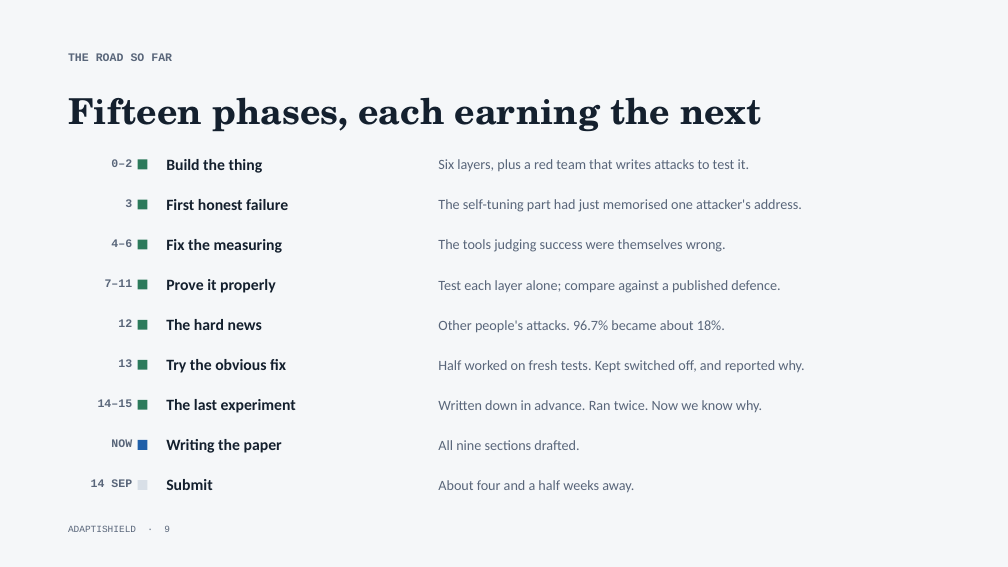
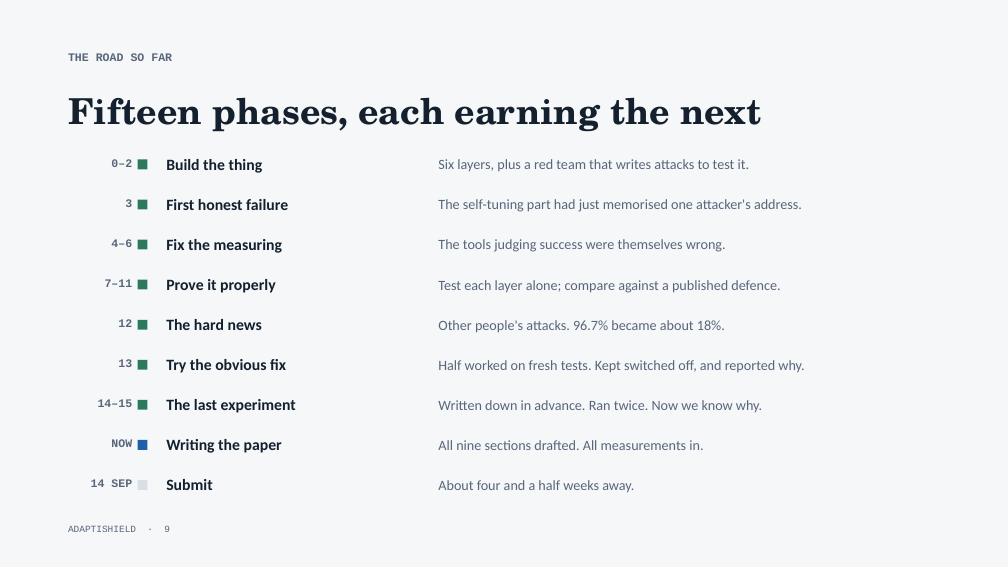
Before and after one commit to ahmadkhanraj01/adaptishield, a slide deck: slide 9 of paper/AdaptiShield-Overview.pptx. Drawn at 1008x567 pixels with LibreOffice and Linux fonts; fonts in the diff are those of the drawing. Boxes give left, top, right and bottom in pixels: in the first picture for what was removed or moved away, otherwise in the second. Text is boxed around its words. In the diff, an @@ line names an element or a change of style, - is before the commit and + after.

```diff
--- a/paper/AdaptiShield-Overview.pptx
+++ b/paper/AdaptiShield-Overview.pptx
@@ text at (x1=438, y1=440, x2=703, y2=450): text changed @@
-All nine sections drafted.
+All nine sections drafted. All measurements in.
```
Also in this commit, not shown: 2 other slides changed, 10 other files.
